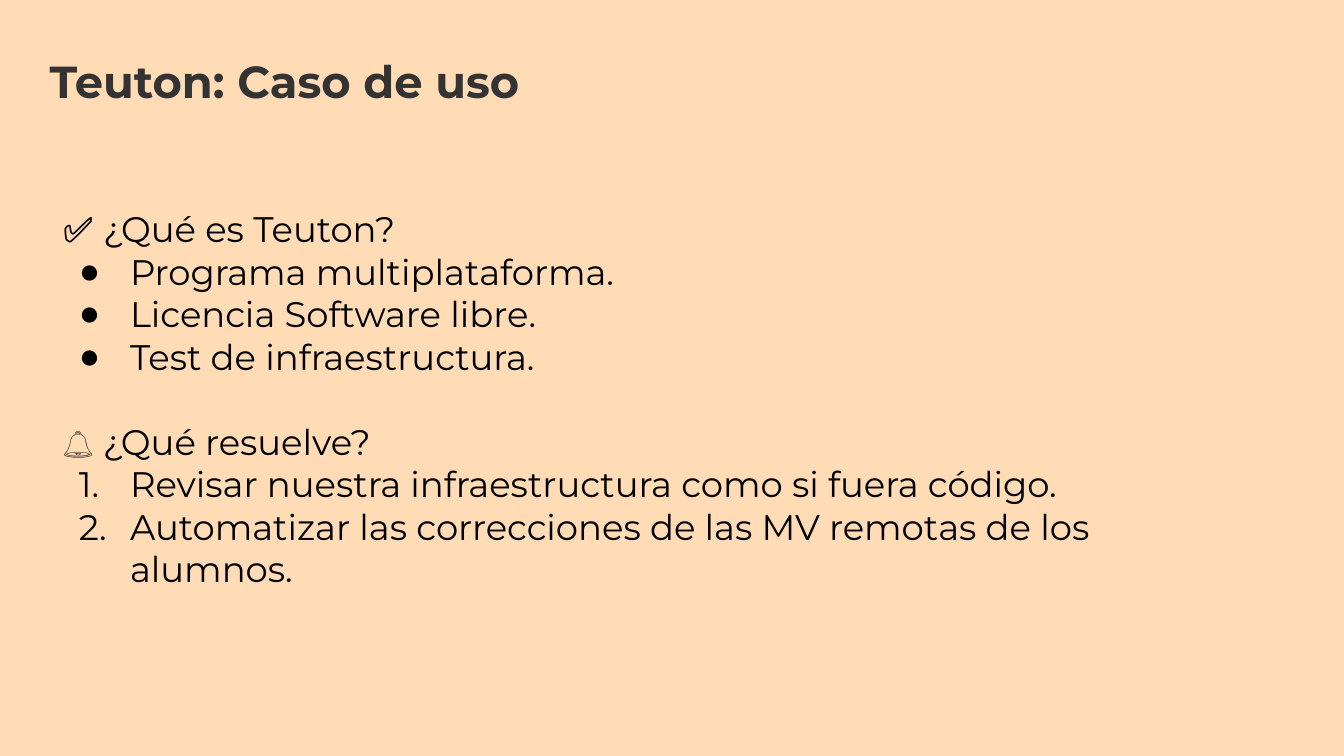
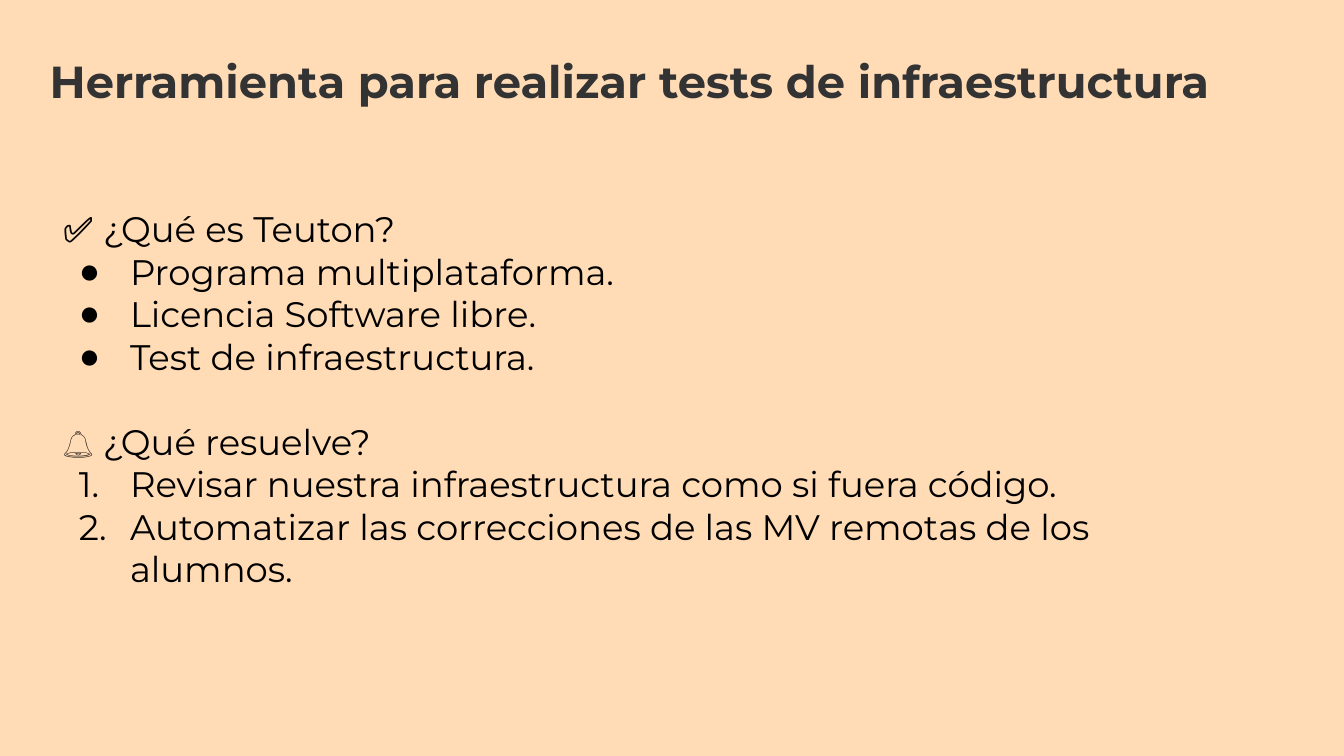
Before and after one commit to dvarrui/charlas, a slide deck: slide 18 of teuton/rubysur.2608/20260819-teuton-rubysur.odp. Drawn at 1344x756 pixels with LibreOffice and Linux fonts; fonts in the diff are those of the drawing. Boxes give left, top, right and bottom in pixels: in the first picture for what was removed or moved away, otherwise in the second. Text is boxed around its words. In the diff, an @@ line names an element or a change of style, - is before the commit and + after.

```diff
--- a/teuton/rubysur.2608/20260819-teuton-rubysur.odp
+++ b/teuton/rubysur.2608/20260819-teuton-rubysur.odp
@@ text at <box>50,62,1209,107</box>: text changed @@
-Teuton: Caso de uso
+Herramienta para realizar tests de infraestructura
```
Also in this commit, not shown: 5 other slides changed, 1 slide added.
